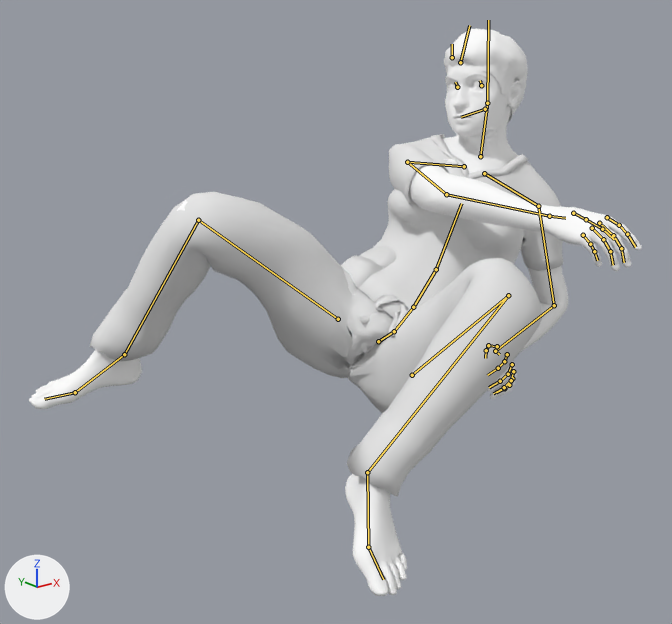
What one commit did to the Blender file blend/woman/w2/w2_A.blend.
Camera for both pictures: a 50 mm camera at (-1.386, -1.334, 1.646) aimed at (-0.075, 0.305, 0.99). The axes (+X, +Y, +Z) are drawn at lower left. The lights are the same throughout. Both versions are drawn at frame 147 of the action '0040_sit_with_help'; the numbers are the values there. The bones that bend it are drawn over the model as lines.

The first picture shows 'W2:Female_generic', 'W2:Harvey_fscrubbottoms2', 'W2:Harvey_fscrubtop2', 'W2:High-poly', 'W2:Short02'.
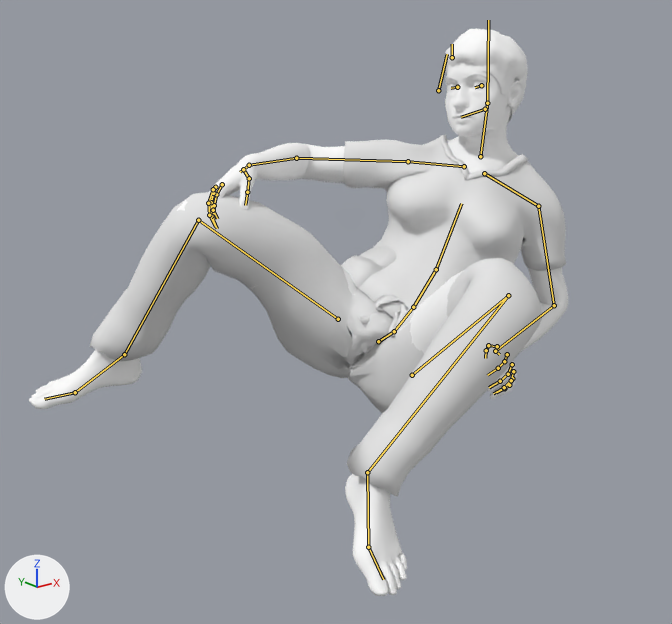
Pixel boxes (x1, y1, x2, y2) of what changed, in the pictures (672 x 624 px):
'W2:Female_generic', posed (12% narrower): before (29, 61, 642, 596); after (29, 61, 568, 596)
'W2:Harvey_fscrubtop2', posed: before (341, 134, 564, 318); after (341, 135, 566, 318)
bone 'upperarm_r', root to tip: before (407, 162) to (446, 194); after (408, 161) to (296, 158)
bone 'eyes', root to tip: before (460, 62) to (469, 25); after (438, 90) to (447, 54)

What the commit changed:
Bone 'upperarm_r' (bone_upperarm_r) turns from (-15, -25, -31) to (-31, -25, -34) degrees about its own x, y and z.
Bone 'hp.R' (bone_hp_r) moves from (-0.602, -0.172, -0.529) to (-0.2, 0.045, 0.009).
Bone 'hp.R' (bone_hp_r) turns from (-53, 23, 66) to (-17, -6, -10) degrees about its own x, y and z.
Bone 'eyes' (bone_eyes) moves from (0.0, 0.0, 0.0) to (-0.037, -0.072, 0.001).
